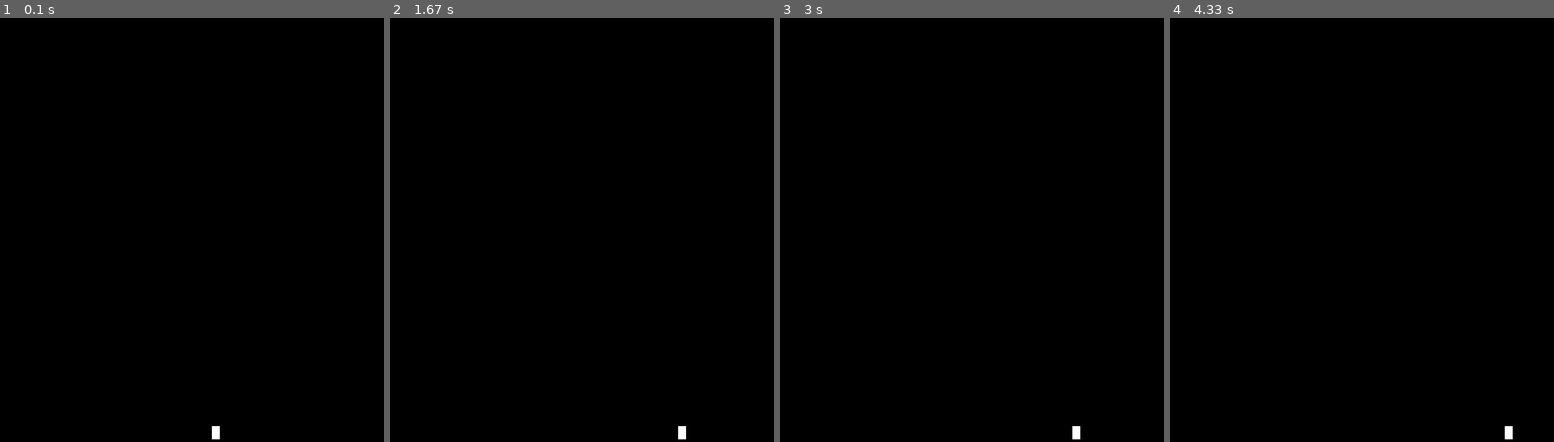
Above: before the commit, frames 1-4 (left to right).
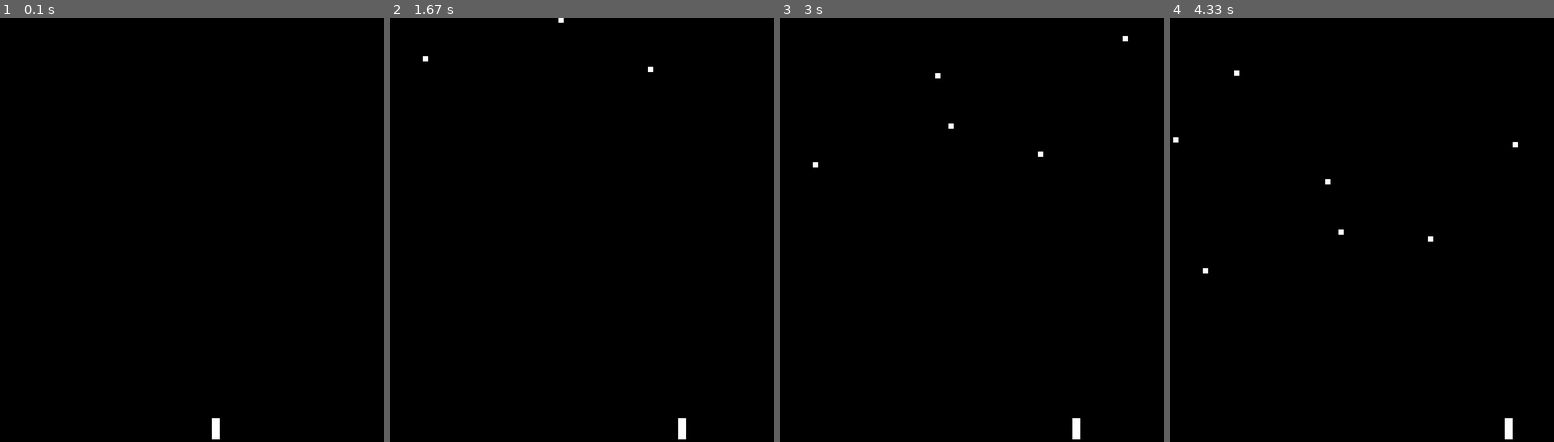
Above: after the commit, the same moments.

Repository: DIWASGHIMIREY/PygameCourse
Game: pygame game, started from main.py
Two runs of this game, one before a commit and one after it. Both use one fixed random seed, a clock stepped at 60 frames per second and the inputs below.
Inputs:
- Up to frame 1 (0.1 s): no input
- Up to frame 2 (1.67 s): hold D 0.33-0.8 s; hold D 0.83-1.3 s; hold A from 1.33 s (still down)
- Up to frame 3 (3 s): release A at 1.87 s; hold A 1.9-2.3 s; hold D 2.33-2.97 s
- Up to frame 4 (4.33 s): hold A 3-3.47 s; hold D 3.5-3.97 s; hold D from 4 s (still down)

The runs differ from the first frame. In frame 1, less than 0.1% of the frame differs, in the area x 55-58%, y 94-97%; in frame 2, less than 0.1%; in frame 3, 0.1%; in frame 4, 0.2%, in the area x 0-91%, y 12-97%.

Commit message:
fixed meteors and made them fall
note: add collisions

Diff:
--- a/main.py
+++ b/main.py
@@ -15,57 +15,77 @@
 class Player(pygame.sprite.Sprite):
     def __init__(self):
         pygame.sprite.Sprite.__init__(self)
-        self.height = 25
+        self.height = 40
         self.width = 15
         self.image = pygame.Surface((self.width,self.height))
         self.image.fill(WHITE)
         self.rect = self.image.get_rect()
         self.rect.x = WIDTH//2
-        self.rect.y = HEIGHT - 30
+        self.rect.y = HEIGHT - (self.height+5)
         self.speedx = 8
         self.speedy = 3
+
     def update(self):
         k = pygame.key.get_pressed()
         if k[pygame.K_d]:
             self.rect.x += self.speedx
-            if self.rect.x >= WIDTH:
+            if self.rect.right >= WIDTH:
                 self.rect.right = WIDTH
+
         if k[pygame.K_a]:
             self.rect.x -= self.speedx
             if self.rect.left <= 0:
                 self.rect.left = 0
+
+
 class Meteor(pygame.sprite.Sprite):
     def __init__(self):
         pygame.sprite.Sprite.__init__(self)
         self.height = 10
         self.width = 10
         self.image = pygame.Surface((self.height,self.width))
+        self.image.fill(WHITE)
         self.rect = self.image.get_rect()
-        self.rect.x = random.randint(0,WIDTH)
-        self.rect.y = -1*HEIGHT
-        self.speedy = 6
+        self.rect.x = random.randint(0, WIDTH - self.width)
+        self.rect.y = random.randint(-50, -10)
+        self.speedy = random.randint(3, 8)
+
     def update(self):
         self.rect.y += self.speedy
+        if self.rect.top > HEIGHT:
+            self.kill()
+
 # initialize pygame and create window
 pygame.init()
+
 #pygame.mixer.init()
 screen = pygame.display.set_mode((WIDTH, HEIGHT))
-pygame.display.set_caption("Game")
+pygame.display.set_caption("Space Invaders")
 clock = pygame.time.Clock()
 
 all_sprites = pygame.sprite.Group()
+meteors = pygame.sprite.Group()
 
 ship = Player()
-meteor = Meteor()
+all_sprites.add(ship)
 
-all_sprites.add(ship)
-all_sprites.add(meteor)
+meteor_spawn_delay = 500
+last_meteor_spawn = pygame.time.get_ticks()
 
 # Game loop
 running = True
 while running:
     # keep loop running at the right speed
     clock.tick(FPS)
+
+    current_time = pygame.time.get_ticks()
+
+    if current_time - last_meteor_spawn > meteor_spawn_delay:
+        meteor = Meteor()
+        all_sprites.add(meteor)
+        meteors.add(meteor)
+        last_meteor_spawn = current_time
+
     # Process input (events)
     for event in pygame.event.get():
         # check for closing window
@@ -79,3 +99,5 @@
     all_sprites.draw(screen)
     # *after* drawing everything, flip the display
     pygame.display.flip()
+
+pygame.quit()
